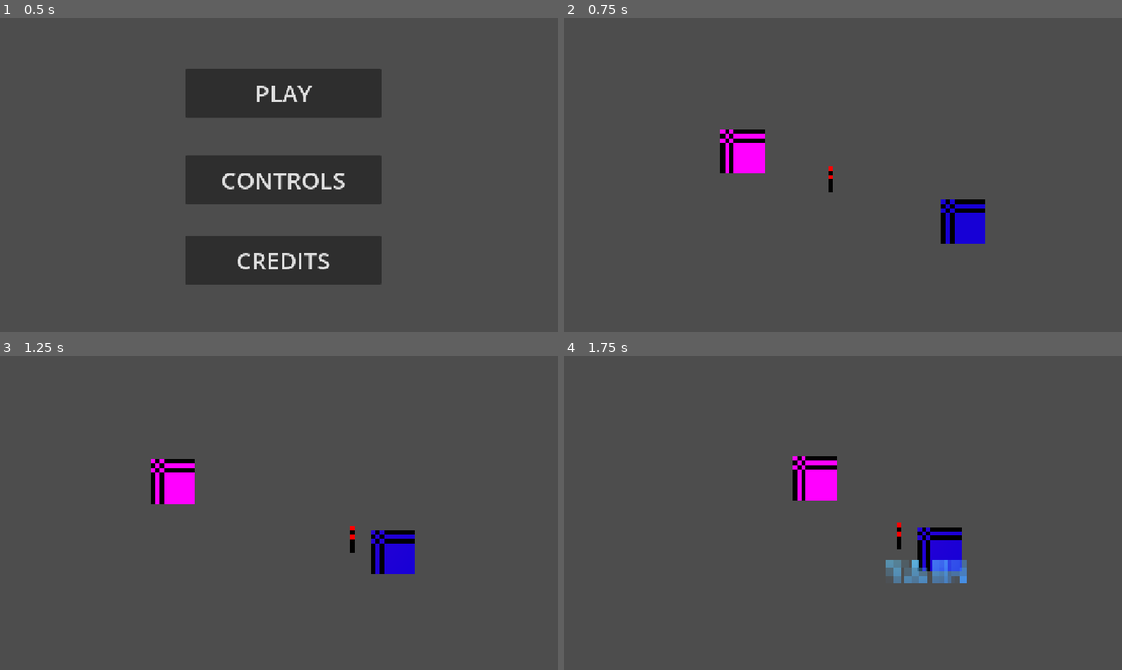
Above: before the commit, frames 1-4 (two rows, left to right).
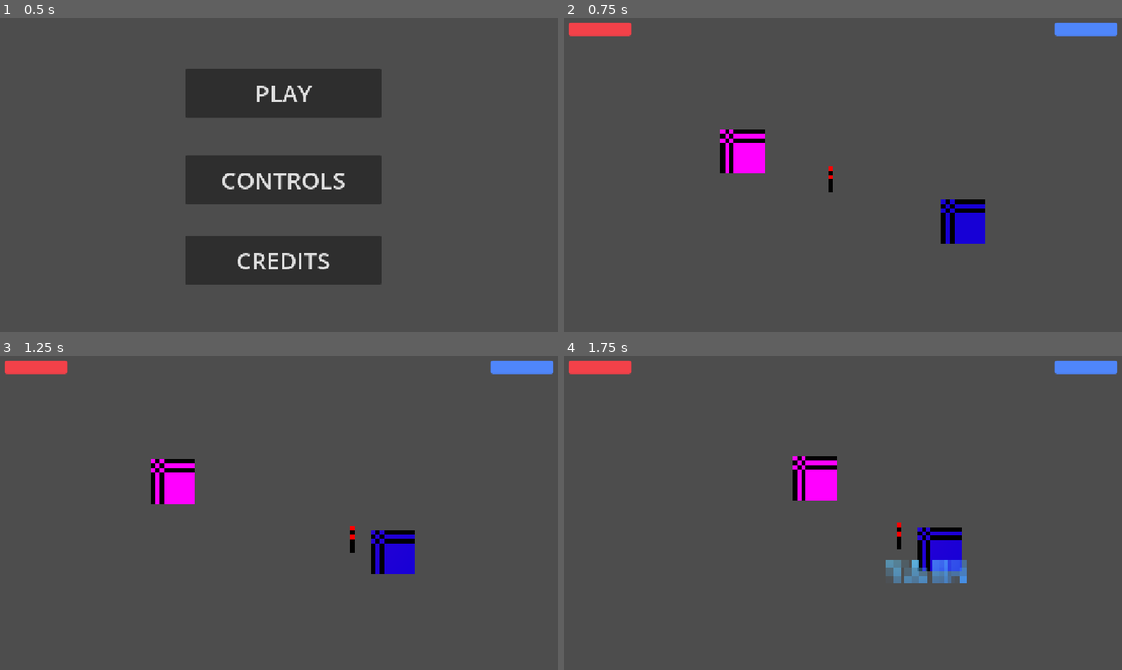
Above: after the commit, the same moments.

Repository: anqilique/GDGJam2-2025
Game: Godot game, scene res://Scenes/start_menu.tscn
Two runs of this game, one before a commit and one after it. Both use one fixed random seed, a clock stepped at 60 frames per second and the inputs below.
Inputs (mouse positions are in pixels of both pictures, inside the frame that each line leads up to):
- Up to frame 1 (0.5 s): no input
- Up to frame 2 (0.75 s): click "PLAY" at 0.5 s
- Up to frame 3 (1.25 s): no input
- Up to frame 4 (1.75 s): move the mouse to (965, 494) at 1.27 s; hold D (fire_cat_move_right) from 1.28 s (still down); click (965, 494) at 1.35 s

Frame 1 is identical in both runs. In frame 2, 1.0% of the frame differs, in the area x 0-100%, y 1-6%; in frame 3, 1.0%; in frame 4, 1.0%.

Commit message:
UI Health Bars

Diff:
--- a/Scenes/main.tscn
+++ b/Scenes/main.tscn
@@ -1,11 +1,12 @@
-[gd_scene load_steps=7 format=3 uid="uid://cxay66w25d02m"]
+[gd_scene load_steps=8 format=3 uid="uid://cu7k1o7cvtfnr"]
 
 [ext_resource type="Script" uid="uid://bcrdf5jxhxnun" path="res://Scripts/main.gd" id="1_21xkr"]
 [ext_resource type="PackedScene" uid="uid://r7jxd36vluqq" path="res://Scenes/fire_cat.tscn" id="2_bo1nx"]
 [ext_resource type="PackedScene" uid="uid://2t5bc1akjdes" path="res://Scenes/yarn_cat.tscn" id="3_8gbba"]
 [ext_resource type="PackedScene" uid="uid://clawv8kask8pi" path="res://Scenes/shadow.tscn" id="4_jjvhh"]
-[ext_resource type="PackedScene" uid="uid://bm0xq7m4hiuve" path="res://Scenes/Torch.tscn" id="5_21xkr"]
-[ext_resource type="PackedScene" uid="uid://b0wamciy0efu" path="res://Scenes/camera_2d.tscn" id="5_kry3j"]
+[ext_resource type="PackedScene" uid="uid://bm0xq7m4hiuve" path="res://Scenes/torch.tscn" id="5_21xkr"]
+[ext_resource type="PackedScene" path="res://Scenes/camera_2d.tscn" id="5_kry3j"]
+[ext_resource type="PackedScene" uid="uid://dce7lpdpevvk5" path="res://Scenes/ui.tscn" id="7_6bp64"]
 
 [node name="Main" type="Node2D"]
 script = ExtResource("1_21xkr")
@@ -26,4 +27,6 @@
 [node name="Camera2D" parent="." instance=ExtResource("5_kry3j")]
 position = Vector2(22, 4)
 
+[node name="UI" parent="." instance=ExtResource("7_6bp64")]
+
 [connection signal="timeout" from="ShadowSpawnTimer" to="." method="_on_shadow_spawn_timer_timeout"]
--- /dev/null
+++ b/Scenes/ui.tscn
@@ -0,0 +1,56 @@
+[gd_scene load_steps=6 format=3 uid="uid://dce7lpdpevvk5"]
+
+[ext_resource type="Theme" uid="uid://dljqrqoj41xf7" path="res://Assets/Resources/theme.tres" id="1_jxero"]
+[ext_resource type="Script" uid="uid://cj0dd6gveslkt" path="res://Scripts/UI.gd" id="1_qdvrb"]
+
+[sub_resource type="StyleBoxFlat" id="StyleBoxFlat_qdvrb"]
+bg_color = Color(0.952941, 0.254902, 0.286275, 1)
+corner_radius_top_left = 5
+corner_radius_top_right = 5
+corner_radius_bottom_right = 5
+corner_radius_bottom_left = 5
+
+[sub_resource type="Theme" id="Theme_jxero"]
+ProgressBar/styles/fill = SubResource("StyleBoxFlat_qdvrb")
+
+[sub_resource type="StyleBoxFlat" id="StyleBoxFlat_nf4gj"]
+bg_color = Color(0.308393, 0.526454, 0.978423, 1)
+corner_radius_top_left = 5
+corner_radius_top_right = 5
+corner_radius_bottom_right = 5
+corner_radius_bottom_left = 5
+
+[node name="UI" type="CanvasLayer"]
+script = ExtResource("1_qdvrb")
+
+[node name="HealthBars" type="Control" parent="."]
+layout_mode = 3
+anchors_preset = 0
+offset_right = 40.0
+offset_bottom = 40.0
+
+[node name="FCatHealth" type="ProgressBar" parent="HealthBars"]
+offset_left = 16.0
+offset_top = 16.0
+offset_right = 144.0
+offset_bottom = 43.0
+theme = SubResource("Theme_jxero")
+max_value = 9.0
+step = 1.0
+value = 4.0
+rounded = true
+show_percentage = false
+
+[node name="YCatHealth" type="ProgressBar" parent="HealthBars"]
+offset_left = 1136.0
+offset_top = 16.0
+offset_right = 1264.0
+offset_bottom = 43.0
+scale = Vector2(-1, 1)
+theme = ExtResource("1_jxero")
+theme_override_styles/fill = SubResource("StyleBoxFlat_nf4gj")
+max_value = 9.0
+step = 1.0
+value = 4.0
+rounded = true
+show_percentage = false
--- a/Scripts/Components/Globals.gd
+++ b/Scripts/Components/Globals.gd
@@ -6,3 +6,6 @@
 
 var is_yarn_cat_visible = true
 var is_fire_cat_visible = true
+
+var yarn_cat_health = 9
+var fire_cat_health = 9
--- a/Scripts/Components/HealthComponent.gd
+++ b/Scripts/Components/HealthComponent.gd
@@ -40,16 +40,11 @@
 
 	current_health -= damage
 
-	# Update health bar if it exists.
-	if get_parent().has_node("Healthbar"):
-		var healthbar = get_parent().get_node("Healthbar")
-		healthbar.health = current_health
-
-	"""We will probably use global variables later on."""
-	# If player, update the global variables as well.
-	#if get_parent().name == "Player":
-		#Globals.player_health = health
-		#emit_signal("health_changed", health)
+	match get_parent().get_groups()[0]:
+		"FireCat":
+			Globals.fire_cat_health -= 1
+		"YarnCat":
+			Globals.yarn_cat_health -= 1
 
 	if current_health <= 0:
 		die()
--- /dev/null
+++ b/Scripts/UI.gd
@@ -0,0 +1,40 @@
+extends CanvasLayer
+
+
+# Called when the node enters the scene tree for the first time.
+func _ready() -> void:
+	pass # Replace with function body.
+
+
+func check_health_bars():
+	var to_update = []
+	var compare_global
+
+	for bar in $HealthBars.get_children():
+		match bar.name:
+			"FCatHealth":
+				compare_global = Globals.fire_cat_health
+			"YCatHealth":
+				compare_global = Globals.yarn_cat_health
+
+		if bar.value != compare_global:
+			to_update.append(bar.name)
+
+	if to_update != []:
+		update_bars(to_update)
+
+
+func update_bars(bars_list):
+	var bar_node
+
+	for bar in bars_list:
+		match bar:
+			"FCatHealth":
+				$HealthBars/FCatHealth.value = Globals.fire_cat_health
+			"YCatHealth":
+				$HealthBars/YCatHealth.value = Globals.yarn_cat_health
+
+
+# Called every frame. 'delta' is the elapsed time since the previous frame.
+func _process(delta: float) -> void:
+	check_health_bars()
--- a/Scripts/main.gd
+++ b/Scripts/main.gd
@@ -14,7 +14,6 @@
 
 
 func _on_shadow_spawn_timer_timeout() -> void:
-	print("SPAWN AAAAAAAAAAAAAAAAAAAAAAAHHHHHHHHHH")
 	var shadow = shadow_scene.instantiate()
 
 	var shadow_spawn_location = $Camera2D.global_position
Not shown: 1 places in Scenes/fire_cat.tscn that only renumber resources
Not shown: 1 places in Scenes/yarn_cat.tscn that only renumber resources
Not shown, added: Scripts/UI.gd.uid
